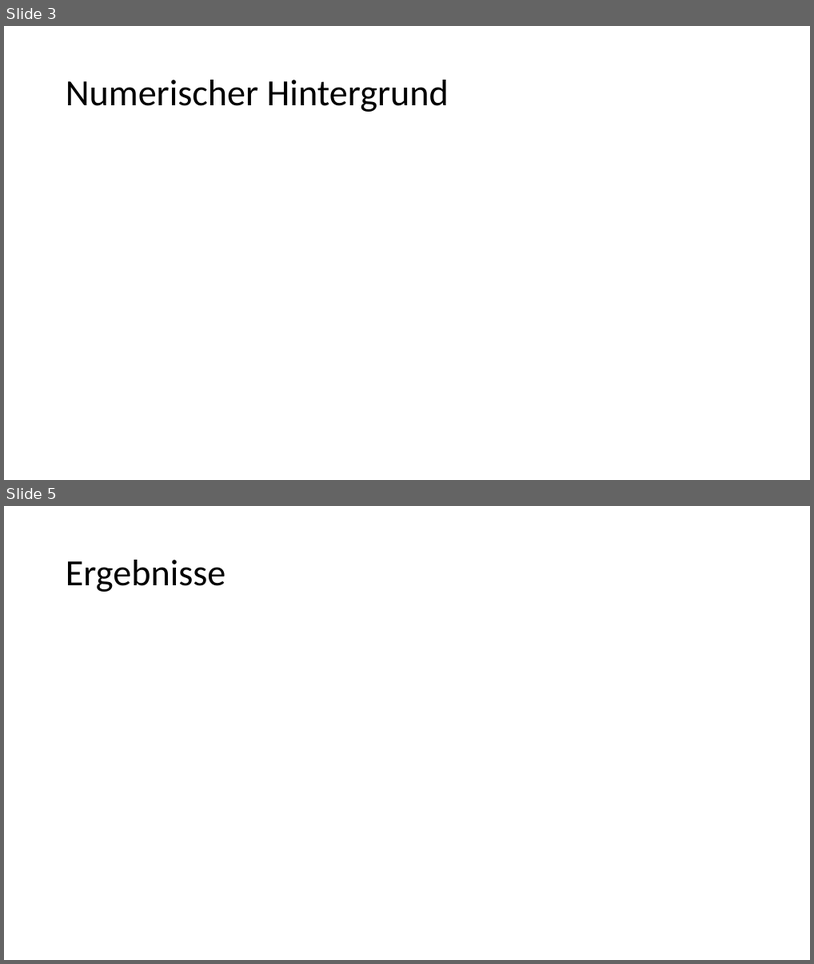
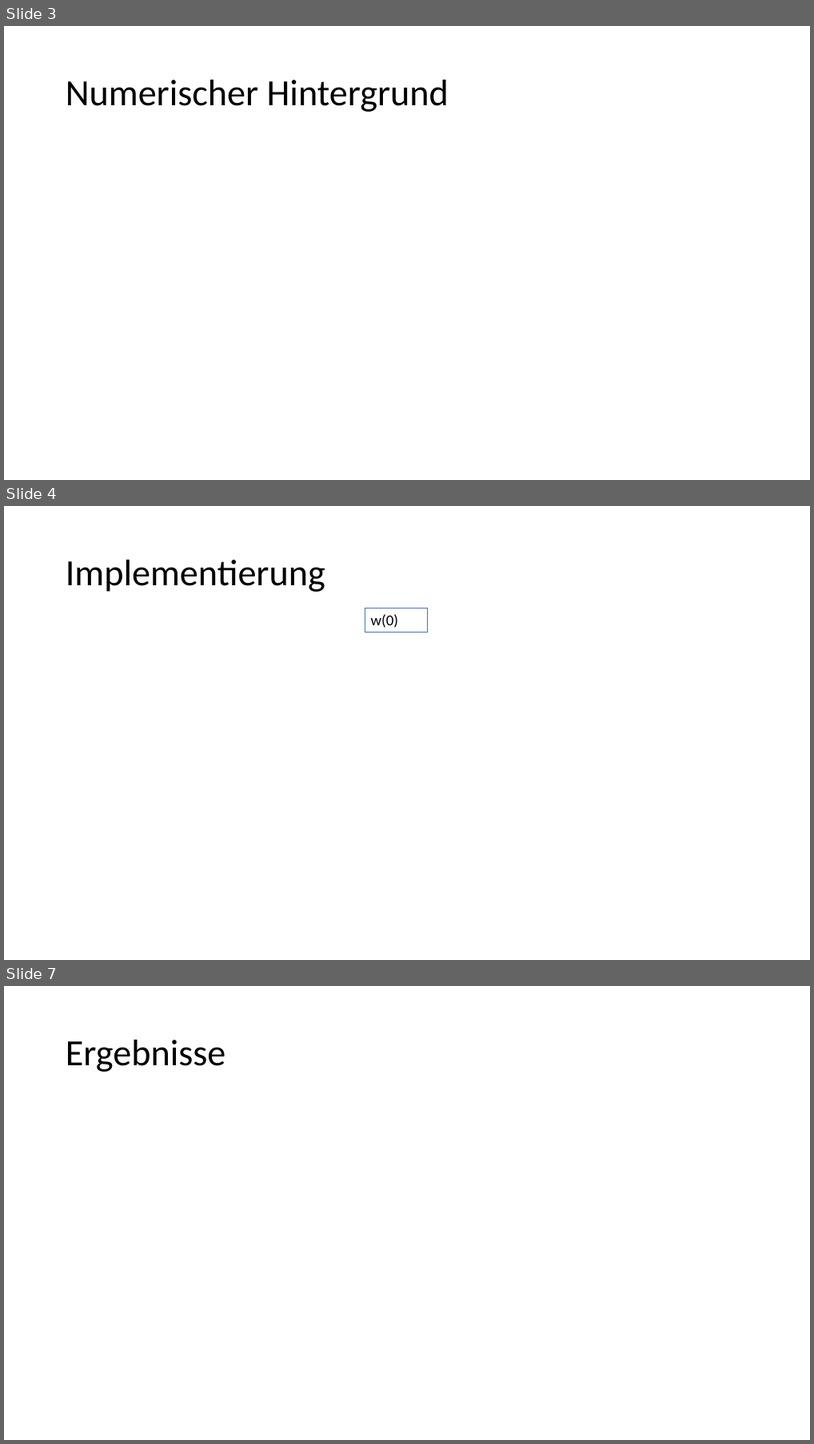
Before and after one commit to JMennenga/Numerik, a slide deck: Wirbelströmungen.pptx. Shown one above the other, each under a label of ours: slides 3 and 5 before the commit, slides 3, 4 and 7 after it; the slides between them are not shown. The pictures are 814x964 and 814x1444 pixels, drawn with LibreOffice and Linux fonts; fonts in the diff are those of the drawing. Boxes give left, top, right and bottom in pixels: in the first picture for what was removed or moved away, otherwise in the second. Text is boxed around its words. In the diff, an @@ line names an element or a change of style, - is before the commit and + after.

```diff
--- a/Wirbelströmungen.pptx
+++ b/Wirbelströmungen.pptx
@@ slide 4 added at bbox=[4, 506, 810, 960], background #FFFFFF @@
@@ title added at bbox=[66, 560, 326, 592], 44 pt, text #000000 @@
+Implementierung
@@ rectangle added at bbox=[365, 608, 428, 632], outline #4472C4 0.75 pt, 18 pt, text #000000 @@
+w(0)
@@ what was slide 5 is now slide 7 @@
```
Also in this commit, not shown: 2 slides changed, 1 other slide added.
